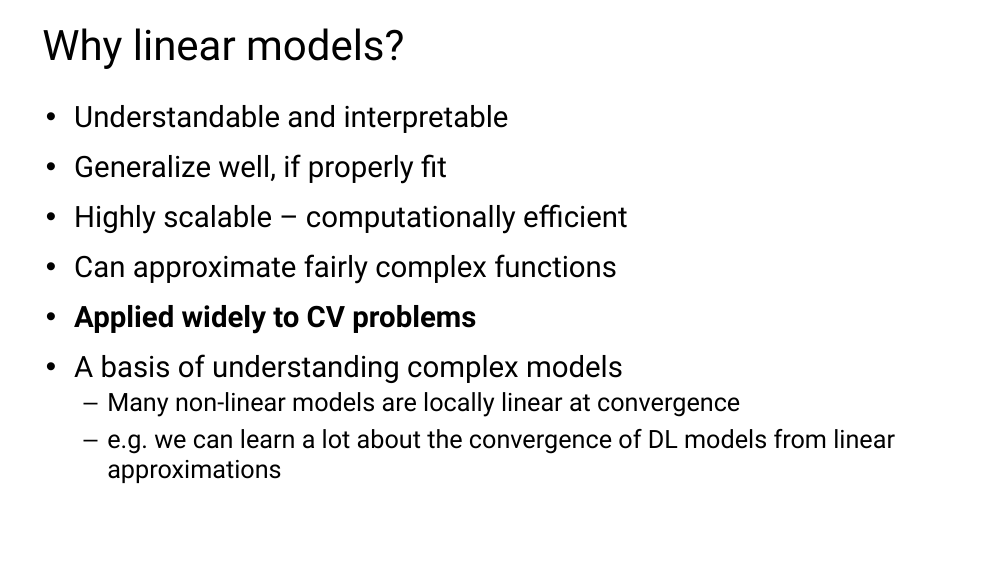
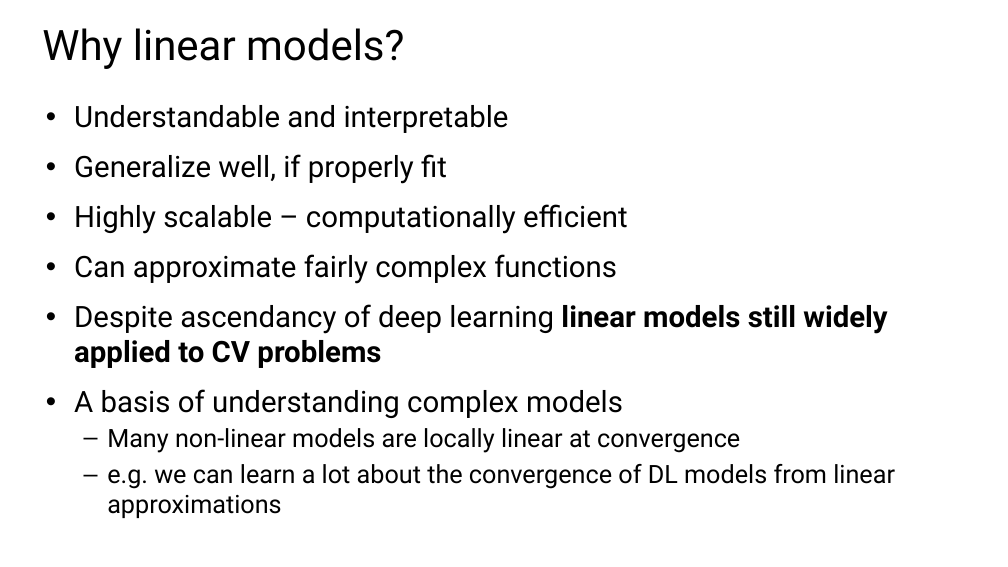
Before and after one commit to StephenElston/CSCI-E25, a slide deck: slide 7 of Slides/4_MachineLearningForCV.pptx (slide 6 before the commit). Drawn at 1008x567 pixels with LibreOffice and Linux fonts; fonts in the diff are those of the drawing. Boxes give left, top, right and bottom in pixels: in the first picture for what was removed or moved away, otherwise in the second. Text is boxed around its words. In the diff, an @@ line names an element or a change of style, - is before the commit and + after.

```diff
--- a/Slides/4_MachineLearningForCV.pptx
+++ b/Slides/4_MachineLearningForCV.pptx
@@ text at (74,304,887,368): text changed @@
-• Applied widely to CV problems
+• Despite ascendancy of deep learning linear models still widely applied to CV problems
```
Also in this commit, not shown: 2 other slides changed, 1 slide added.
